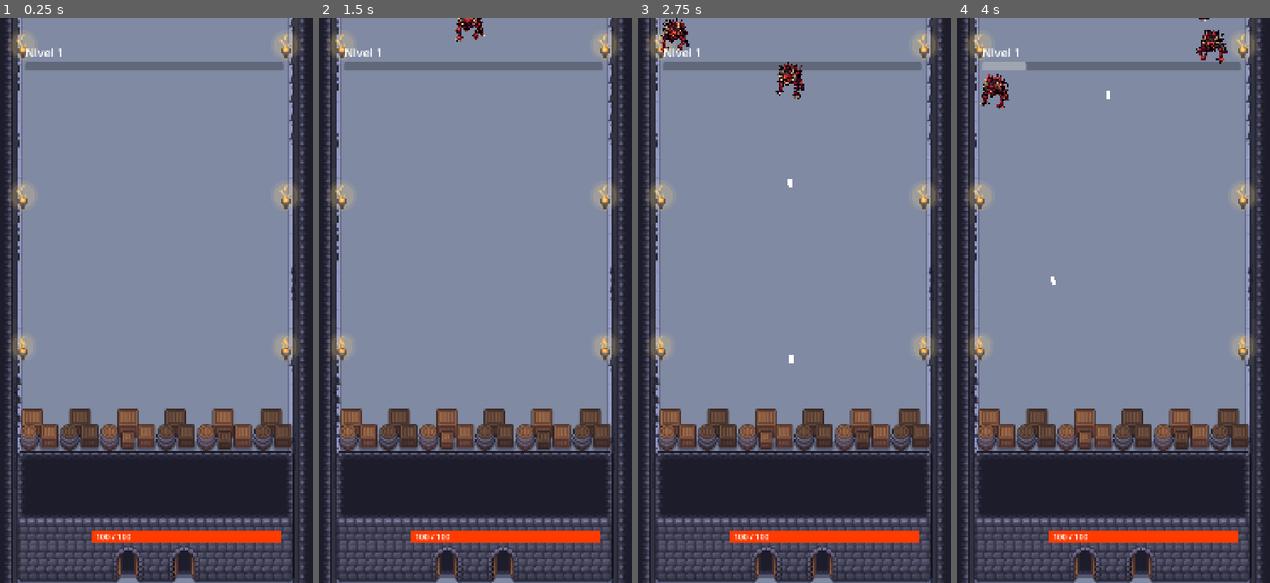
Above: before the commit, frames 1-4 (left to right).
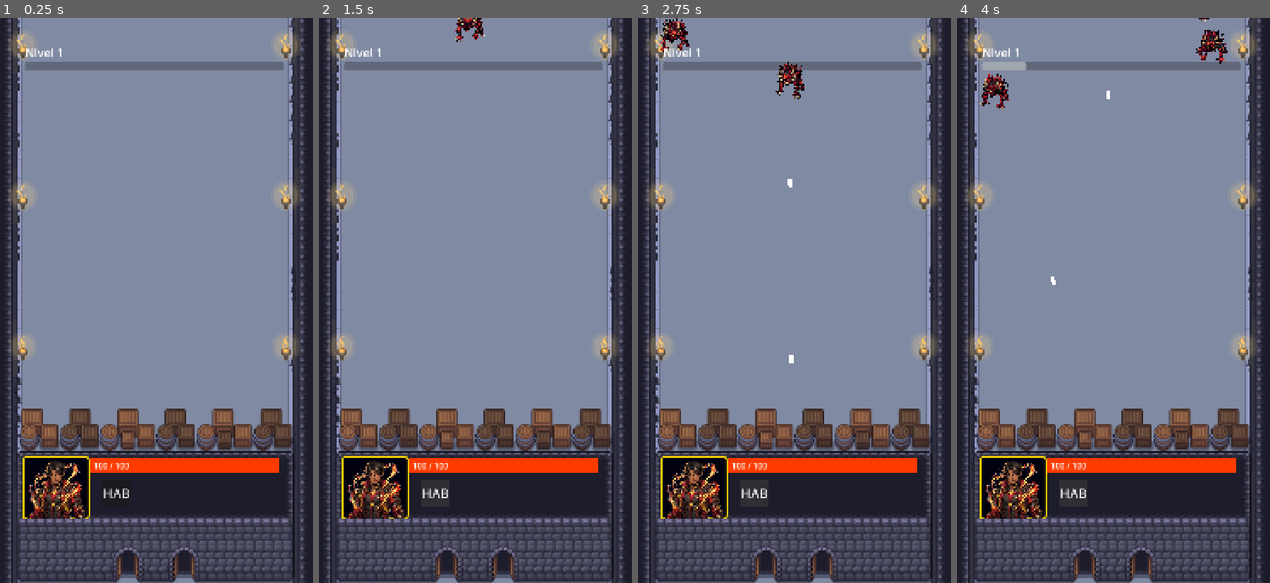
Above: after the commit, the same moments.

Repository: Blazquez-Dev/Gacha-Incremental
Game: Godot game, scene res://scenes/main.tscn
Two runs of this game, one before a commit and one after it. Both use one fixed random seed, a clock stepped at 60 frames per second and the inputs below.
Inputs (mouse positions are in pixels of both pictures, inside the frame that each line leads up to):
- Up to frame 1 (0.25 s): no input
- Up to frame 2 (1.5 s): click (434, 492) at 0.5 s, where only the run after the commit has a clickable "HAB"; click (434, 492) at 1.25 s, where only the run after the commit has a clickable "HAB"
- Up to frame 3 (2.75 s): click (753, 492) at 2 s, where only the run after the commit has a clickable "HAB"
- Up to frame 4 (4 s): no input

The runs differ from the first frame. In frame 1, 5.1% of the frame differs, in the area x 7-90%, y 77-93%; in frame 2, 5.1%; in frame 3, 5.1%; in frame 4, 5.1%.

Commit message:
HUD con busto y botón de habilidad

Diff:
--- a/gacha-incremental/scenes/main.tscn
+++ b/gacha-incremental/scenes/main.tscn
@@ -5,12 +5,25 @@
 [ext_resource type="PackedScene" uid="uid://bx7q2hp1fll4t" path="res://scenes/enemy.tscn" id="2_sugp2"]
 [ext_resource type="PackedScene" uid="uid://b582l3mwf3ipg" path="res://scenes/background.tscn" id="3_jyhfs"]
 [ext_resource type="Texture2D" uid="uid://bk84xd5v4tiah" path="res://assets/barricada/barricada_1_entera.png" id="4_tbgi4"]
+[ext_resource type="Texture2D" uid="uid://clt4vuyk4bukp" path="res://assets/heroe1/heroe1-busto(sinfondo)(redimensionar).png" id="6_tefeu"]
 
 [sub_resource type="StyleBoxFlat" id="StyleBoxFlat_4g4og"]
 bg_color = Color(0, 0.06666667, 0.1882353, 1)
 
 [sub_resource type="StyleBoxFlat" id="StyleBoxFlat_xcb8e"]
 bg_color = Color(1, 0.23137255, 0, 1)
+
+[sub_resource type="StyleBoxFlat" id="StyleBoxFlat_biic7"]
+bg_color = Color(0, 0, 0.05490196, 1)
+border_width_left = 6
+border_width_top = 6
+border_width_right = 6
+border_width_bottom = 6
+border_color = Color(0.92443544, 0.79756033, 0, 1)
+corner_radius_top_left = 12
+corner_radius_top_right = 12
+corner_radius_bottom_right = 12
+corner_radius_bottom_left = 12
 
 [node name="Main" type="Node2D" unique_id=585681813]
 script = ExtResource("1_0wfyh")
@@ -74,27 +87,11 @@
 layout_mode = 2
 theme_override_font_sizes/font_size = 40
 
-[node name="GameOver" type="VBoxContainer" parent="UI" unique_id=495059721]
-offset_left = 290.0
-offset_top = 700.0
-offset_right = 790.0
-offset_bottom = 1000.0
-
-[node name="GameOverLabel" type="Label" parent="UI/GameOver" unique_id=1364896249]
-layout_mode = 2
-theme_override_font_sizes/font_size = 64
-text = "¡HAS PERDIDO!"
-
-[node name="RestartButton" type="Button" parent="UI/GameOver" unique_id=1506061313]
-layout_mode = 2
-theme_override_font_sizes/font_size = 48
-text = "Reintentar"
-
 [node name="GateBar" type="ProgressBar" parent="UI" unique_id=179778109]
-offset_left = 330.0
-offset_top = 1740.0
-offset_right = 970.0
-offset_bottom = 1784.0
+offset_left = 321.0
+offset_top = 1496.0
+offset_right = 965.0
+offset_bottom = 1547.0
 theme_override_styles/background = SubResource("StyleBoxFlat_4g4og")
 theme_override_styles/fill = SubResource("StyleBoxFlat_xcb8e")
 show_percentage = false
@@ -113,3 +110,51 @@
 theme_override_font_sizes/font_size = 28
 horizontal_alignment = 1
 vertical_alignment = 1
+
+[node name="HudBust" type="Panel" parent="UI" unique_id=1242568691]
+clip_contents = true
+offset_left = 90.0
+offset_top = 1489.0
+offset_right = 320.0
+offset_bottom = 1704.0
+theme_override_styles/panel = SubResource("StyleBoxFlat_biic7")
+
+[node name="TextureRect" type="TextureRect" parent="UI/HudBust" unique_id=1401887915]
+texture_filter = 2
+layout_mode = 1
+anchors_preset = 15
+anchor_right = 1.0
+anchor_bottom = 1.0
+offset_left = 2.0
+offset_top = 7.0
+offset_right = -5.0
+offset_bottom = -3.0
+grow_horizontal = 2
+grow_vertical = 2
+texture = ExtResource("6_tefeu")
+expand_mode = 1
+stretch_mode = 5
+
+[node name="SkillButton" type="Button" parent="UI" unique_id=972697249]
+offset_left = 361.0
+offset_top = 1568.0
+offset_right = 460.0
+offset_bottom = 1662.0
+theme_override_font_sizes/font_size = 44
+text = "HAB"
+
+[node name="GameOver" type="VBoxContainer" parent="UI" unique_id=495059721]
+offset_left = 290.0
+offset_top = 700.0
+offset_right = 790.0
+offset_bottom = 1000.0
+
+[node name="GameOverLabel" type="Label" parent="UI/GameOver" unique_id=1364896249]
+layout_mode = 2
+theme_override_font_sizes/font_size = 64
+text = "¡HAS PERDIDO!"
+
+[node name="RestartButton" type="Button" parent="UI/GameOver" unique_id=1506061313]
+layout_mode = 2
+theme_override_font_sizes/font_size = 48
+text = "Reintentar"
Binary file added: gacha-incremental/assets/heroe1/heroe1-busto(sinfondo)(redimensionar).png
Not shown, added: gacha-incremental/assets/heroe1/heroe1-busto(sinfondo)(redimensionar).png.import
